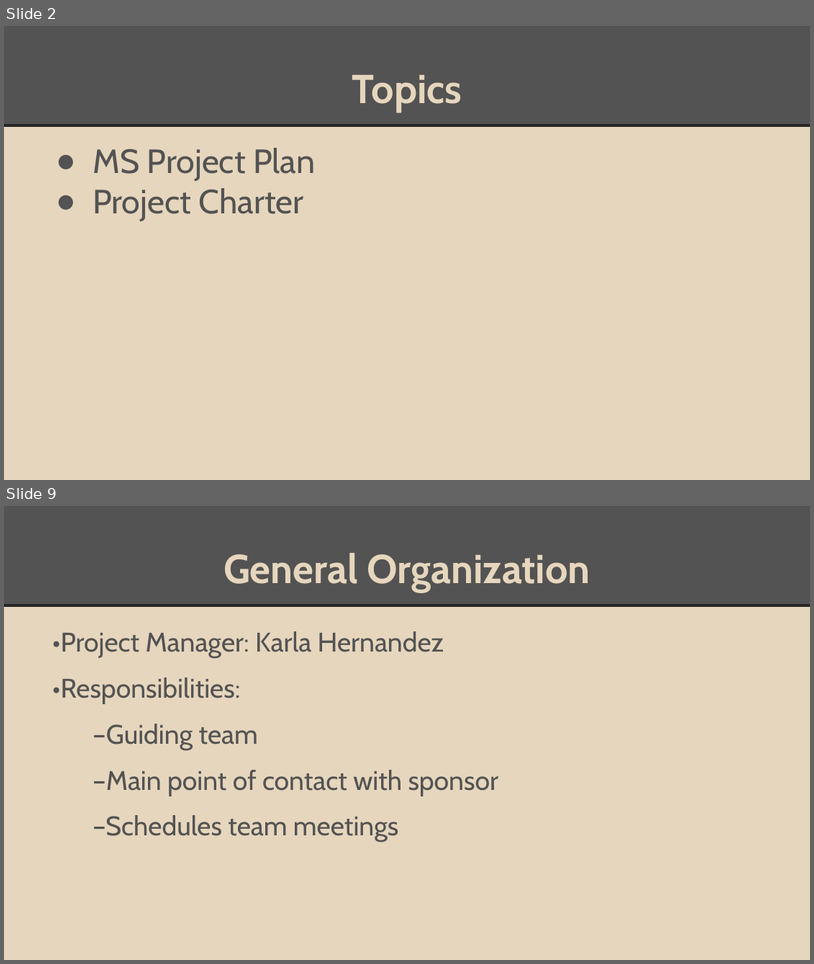
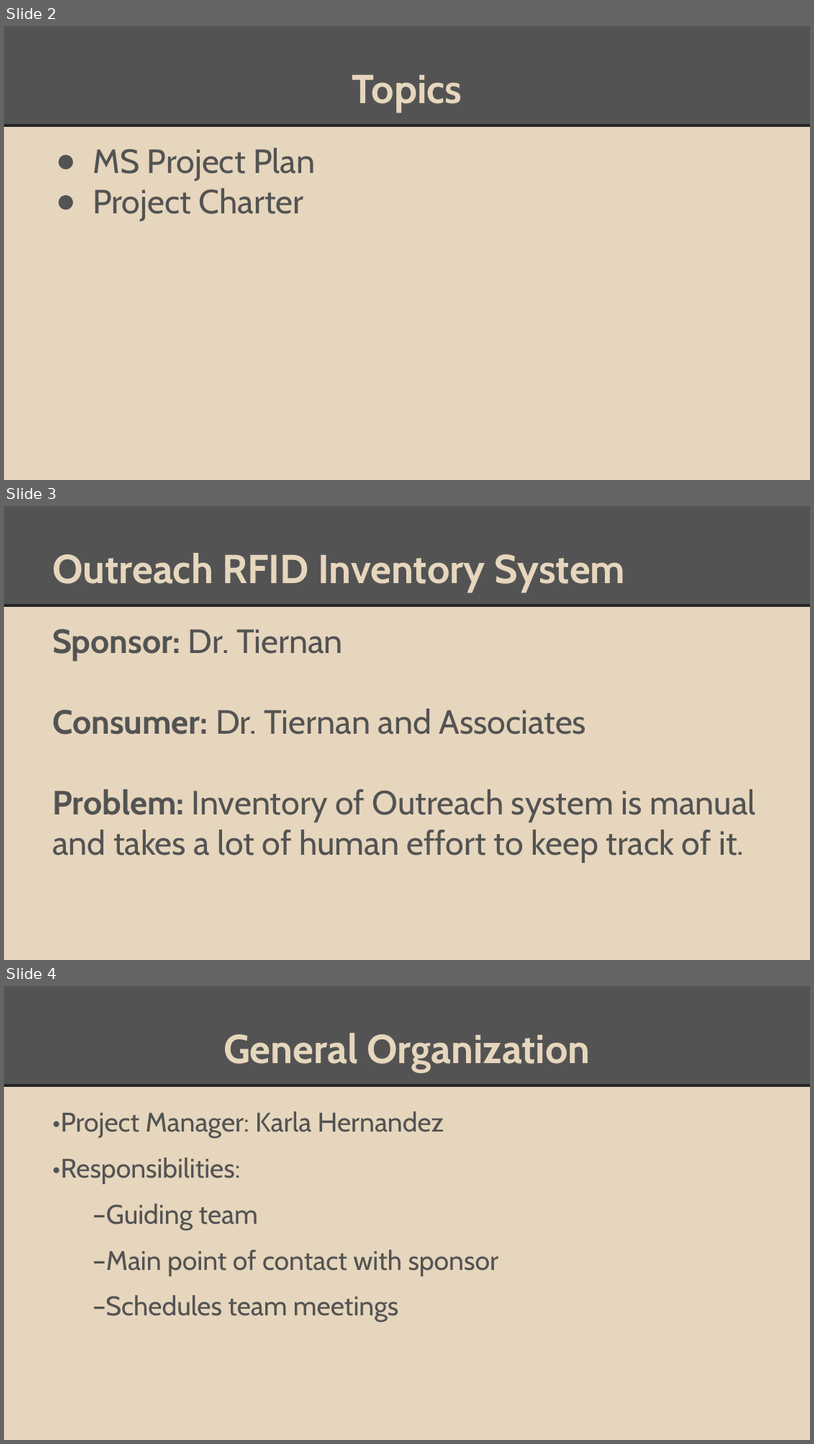
Before and after one commit to Sinmara/Senior-Design, a slide deck: Presentations/Project Charter Presentation.pptx. Shown one above the other, each under a label of ours: slides 2 and 9 before the commit, slides 2, 3 and 4 after it; the slides between them are not shown. The pictures are 814x964 and 814x1444 pixels, drawn with LibreOffice and Linux fonts; fonts in the diff are those of the drawing. Boxes give left, top, right and bottom in pixels: in the first picture for what was removed or moved away, otherwise in the second. Text is boxed around its words. In the diff, an @@ line names an element or a change of style, - is before the commit and + after.

Commit message:
changes to presentation

```diff
--- a/Presentations/Project Charter Presentation.pptx
+++ b/Presentations/Project Charter Presentation.pptx
@@ slide 3 added at (x1=4, y1=506, x2=810, y2=960), background #E6D6BD; not listed: 2 template elements that a slide beside it also shows @@
@@ title added at (x1=52, y1=553, x2=625, y2=592), 36 pt, text #E6D6BD, bold @@
+Outreach RFID Inventory System
@@ text added at (x1=52, y1=628, x2=756, y2=863), 30 pt, text #535353 @@
+Sponsor: Dr. Tiernan
+Consumer: Dr. Tiernan and Associates
+Problem: Inventory of Outreach system is manual and takes a lot of human effort to keep track of it.
@@ what was slide 9 is now slide 4 @@
```
